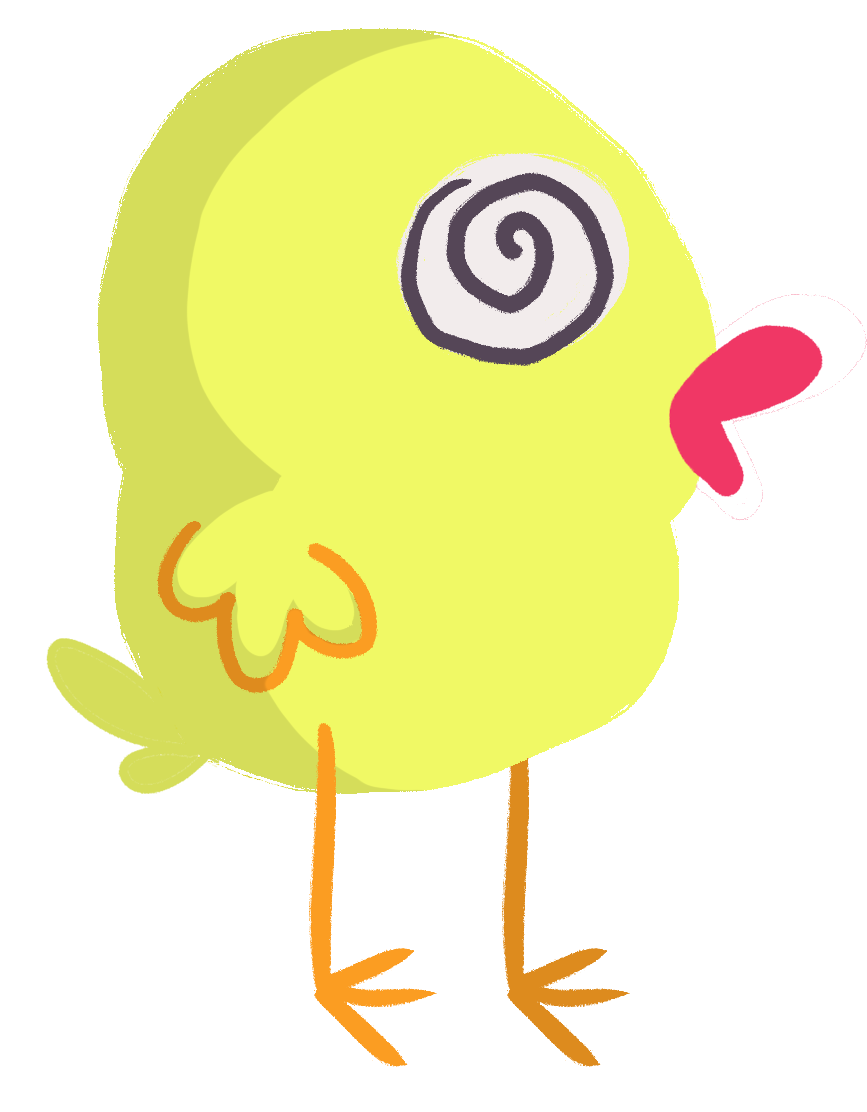
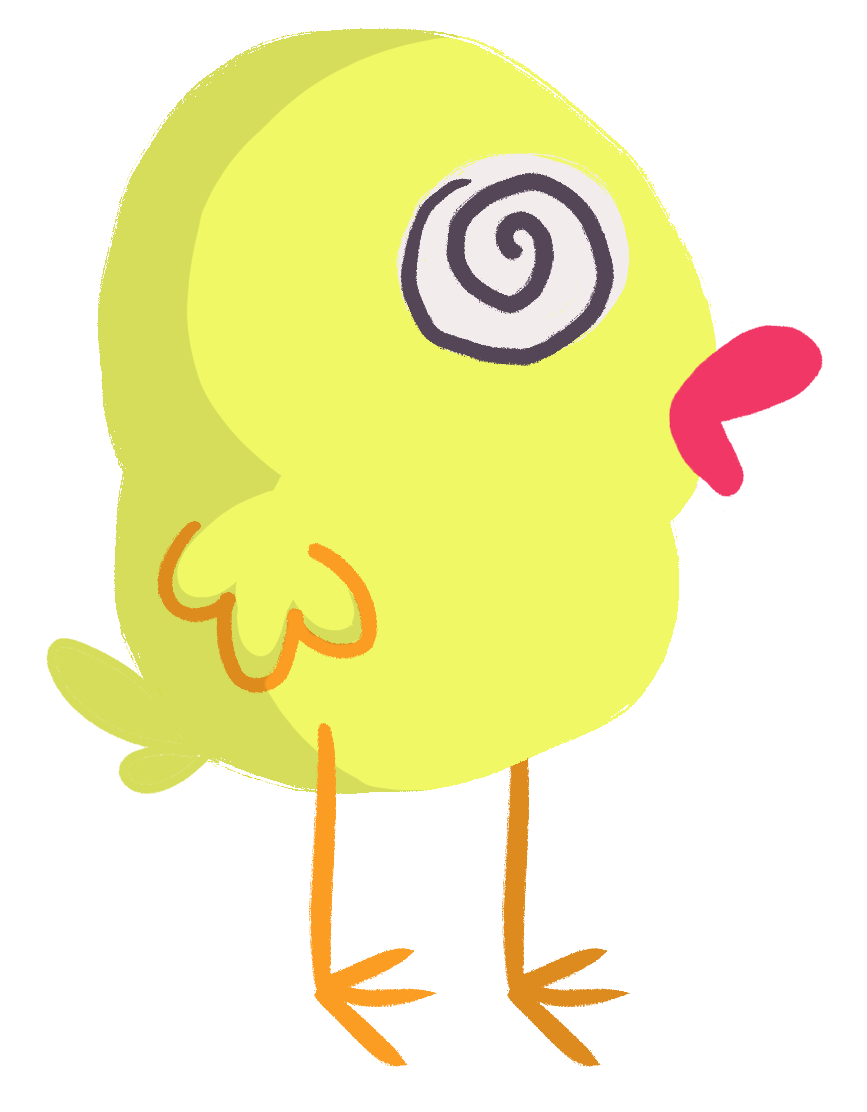
Comparing the layer stacks of the two 867 x 1112 images. Changes:
painted on "body" over left=696, top=294, right=867, bottom=521
